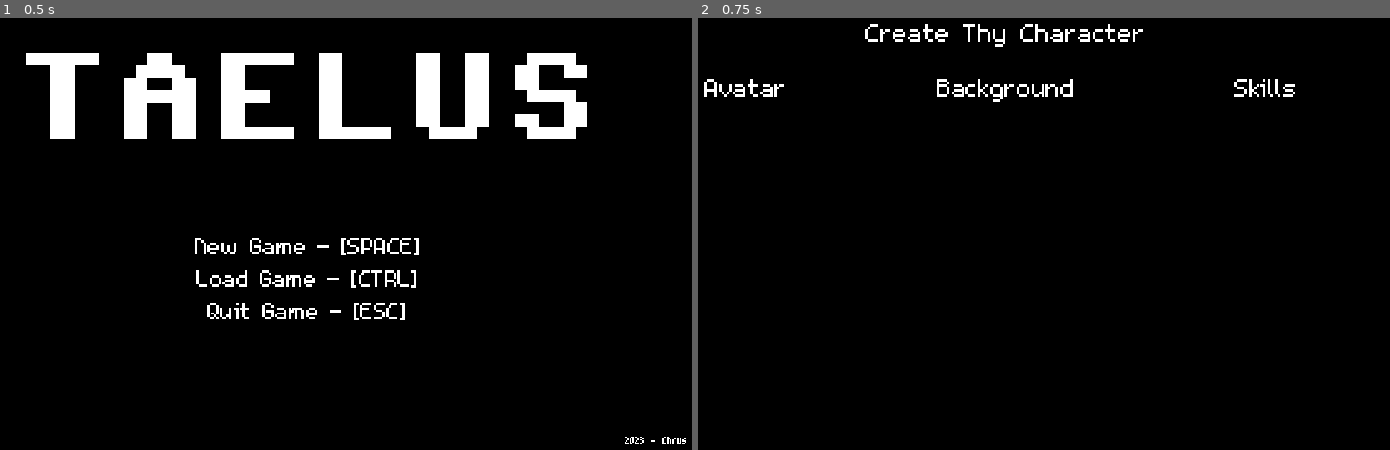
Above: before the commit, frames 1-2 (left to right).
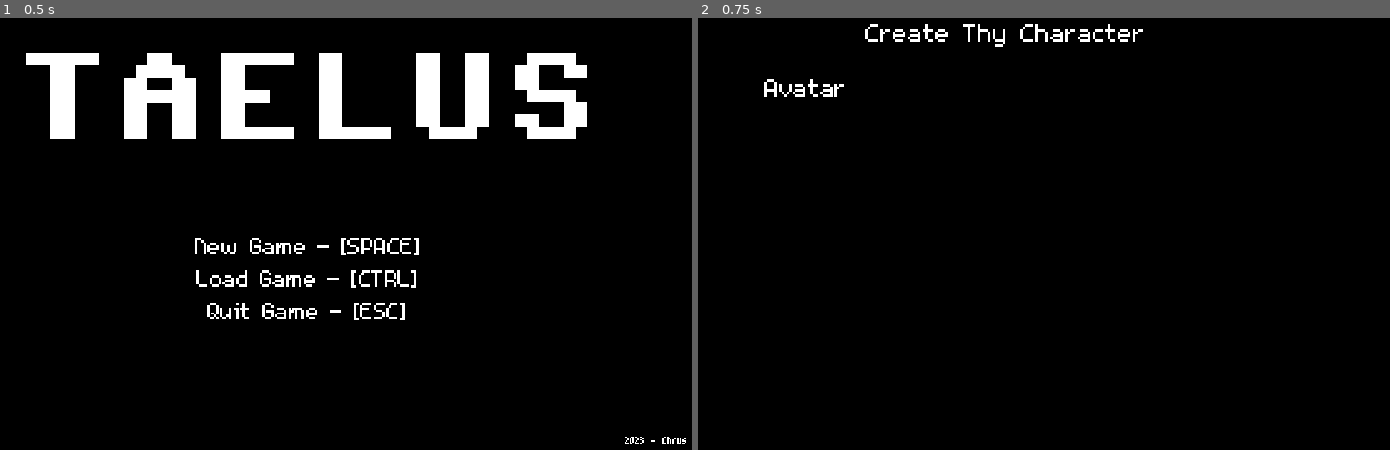
Above: after the commit, the same moments.

Repository: ChrisGlenn/Taelus
Game: Godot game, scene res://Scenes/Gameplay/MainMenu/main_menu.tscn
Same seed, same stepped clock (60 frames per second), same inputs: the game is played once before the commit and once after it.
Inputs:
- Up to frame 1 (0.5 s): no input
- Up to frame 2 (0.75 s): tap Enter at 0.5 s; hold Right (tae_right) from 0.53 s (still down); tap Space (tae_select) at 0.6 s

Frame 1 is identical in both runs. In frame 2, 0.7% of the frame differs, in the area x 0-87%, y 14-20%.

Commit message:
11/13/2023 AFTERNOON

Diff:
--- /dev/null
+++ b/Scenes/Gameplay/CharacterCreation/character_creation.gd
@@ -0,0 +1,3 @@
+extends Node2D
+# CHARACTER CREATION
+# This allows the player to create a character
--- a/Scenes/Gameplay/CharacterCreation/character_creation.tscn
+++ b/Scenes/Gameplay/CharacterCreation/character_creation.tscn
@@ -1,8 +1,10 @@
-[gd_scene load_steps=2 format=3 uid="uid://cefhj1ycl8kqs"]
+[gd_scene load_steps=3 format=3 uid="uid://cefhj1ycl8kqs"]
 
+[ext_resource type="Script" path="res://Scenes/Gameplay/CharacterCreation/character_creation.gd" id="1_sye4t"]
 [ext_resource type="FontFile" uid="uid://rxta6h0jqudm" path="res://Fonts/m5x7.ttf" id="1_ti7gj"]
 
 [node name="CharacterCreation" type="Node2D"]
+script = ExtResource("1_sye4t")
 
 [node name="Blackground" type="ColorRect" parent="."]
 offset_right = 640.0
@@ -18,34 +20,17 @@
 horizontal_alignment = 1
 vertical_alignment = 1
 
-[node name="CharPlaceholder" type="Sprite2D" parent="."]
+[node name="AvatarCreation" type="Node2D" parent="."]
 
-[node name="AvatarLabel" type="Label" parent="."]
-offset_left = 48.0
+[node name="CharPlaceholder" type="Sprite2D" parent="AvatarCreation"]
+position = Vector2(96, 96)
+
+[node name="AvatarLabel" type="Label" parent="AvatarCreation"]
+offset_left = 96.0
 offset_top = 48.0
-offset_right = 176.0
+offset_right = 224.0
 offset_bottom = 80.0
 theme_override_fonts/font = ExtResource("1_ti7gj")
 theme_override_font_sizes/font_size = 31
 text = "Avatar"
 horizontal_alignment = 1
-
-[node name="BackgroundLabel" type="Label" parent="."]
-offset_left = 256.0
-offset_top = 48.0
-offset_right = 384.0
-offset_bottom = 80.0
-theme_override_fonts/font = ExtResource("1_ti7gj")
-theme_override_font_sizes/font_size = 31
-text = "Background"
-horizontal_alignment = 1
-
-[node name="SkillLabel" type="Label" parent="."]
-offset_left = 464.0
-offset_top = 48.0
-offset_right = 592.0
-offset_bottom = 80.0
-theme_override_fonts/font = ExtResource("1_ti7gj")
-theme_override_font_sizes/font_size = 31
-text = "Skills"
-horizontal_alignment = 1
